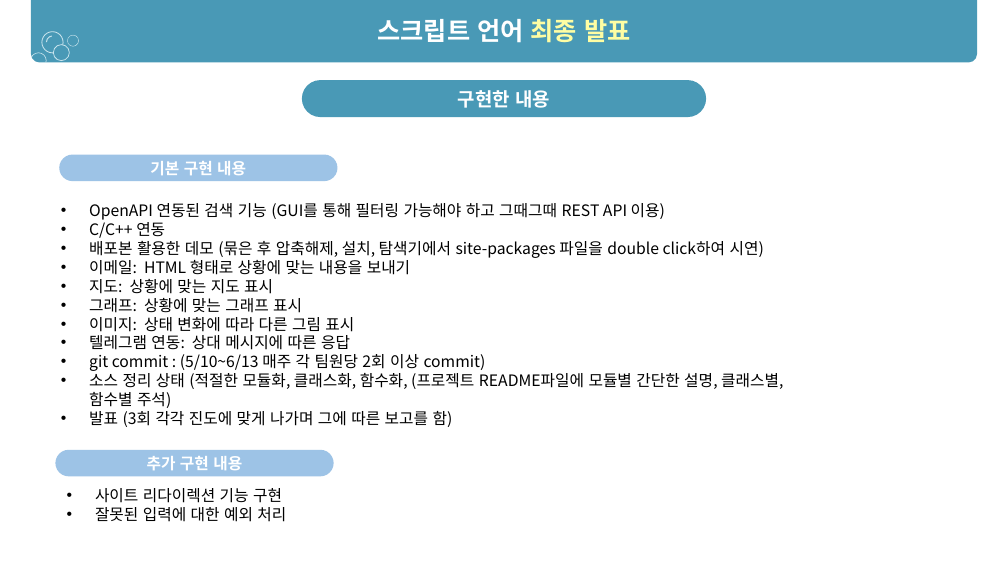
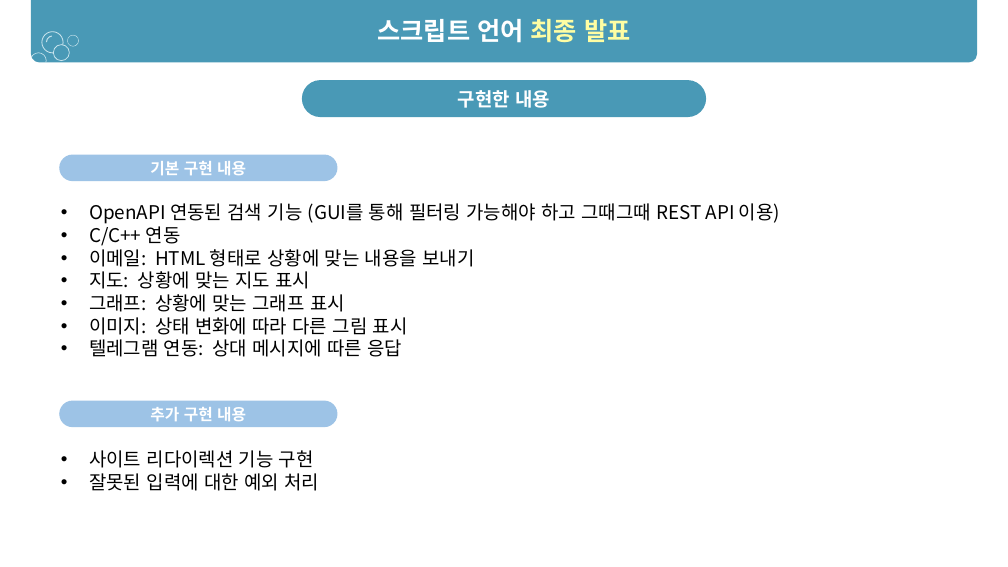
Before and after one commit to jsoh1945/ScriptLang, a slide deck: slide 7 of finalproject/최종발표.pptx. Drawn at 1008x567 pixels with LibreOffice and Linux fonts; fonts in the diff are those of the drawing. Boxes give left, top, right and bottom in pixels: in the first picture for what was removed or moved away, otherwise in the second. Text is boxed around its words. In the diff, an @@ line names an element or a change of style, - is before the commit and + after.

Commit message:
기말 발표용 자료정리

```diff
--- a/finalproject/최종발표.pptx
+++ b/finalproject/최종발표.pptx
@@ text "OpenAPI 연동된 검색 기능 (GUI를 ..." at (89, 203, 780, 357): size 15 to 18 pt @@
@@ text at (89, 241, 764, 258): paragraph removed @@
-• 배포본 활용한 데모 (묶은 후 압축해제, 설치, 탐색기에서 site-packages 파일을 double click하여 시연)
@@ text at (89, 354, 783, 427): paragraphs removed @@
-• git commit : (5/10~6/13 매주 각 팀원당 2회 이상 commit)
-• 소스 정리 상태 (적절한 모듈화, 클래스화, 함수화, (프로젝트 README파일에 모듈별 간단한 설명, 클래스별, 함수별 주석)
-• 발표 (3회 각각 진도에 맞게 나가며 그에 따른 보고를 함)
@@ rounded rectangle "추가 구현 내용": place and size @@
-rounded rectangle "추가 구현 내용" at (55, 450, 333, 476)
+rounded rectangle "추가 구현 내용" at (59, 401, 337, 427)
@@ text "사이트 리다이렉션 기능 구현": place and size @@
-text "사이트 리다이렉션 기능 구현" at (95, 488, 286, 522)
+text "사이트 리다이렉션 기능 구현" at (89, 450, 319, 491)
@@ text "사이트 리다이렉션 기능 구현" at (89, 450, 319, 491): size 15 to 18 pt @@
```
Also in this commit, not shown: 1 other slide changed, 3 other files.
